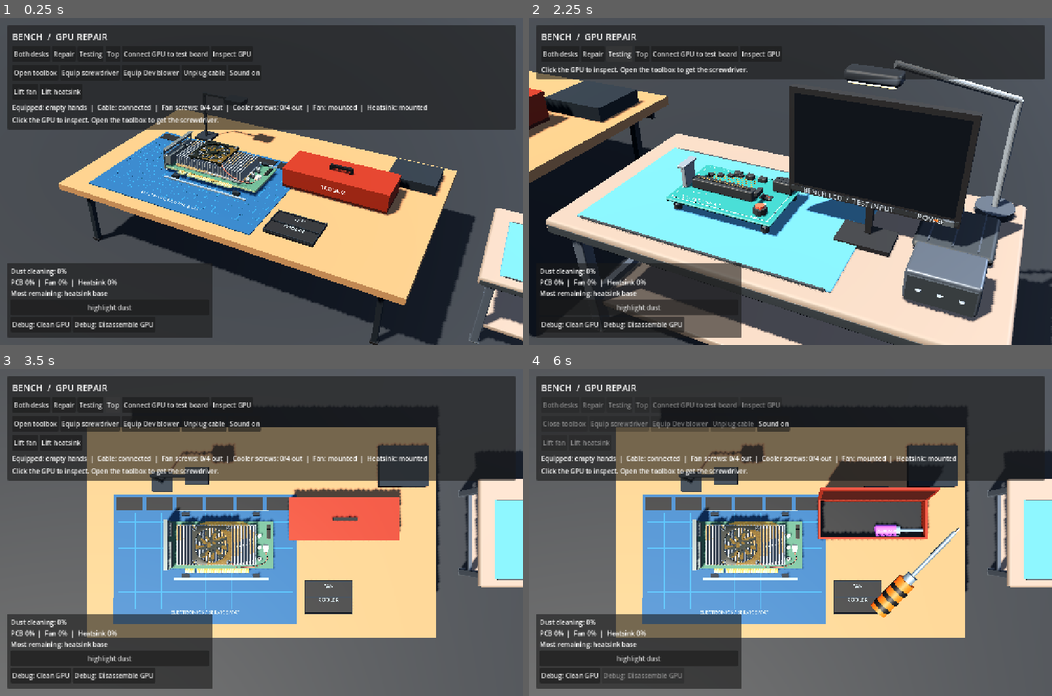
Above: before the commit, frames 1-4 (two rows, left to right).
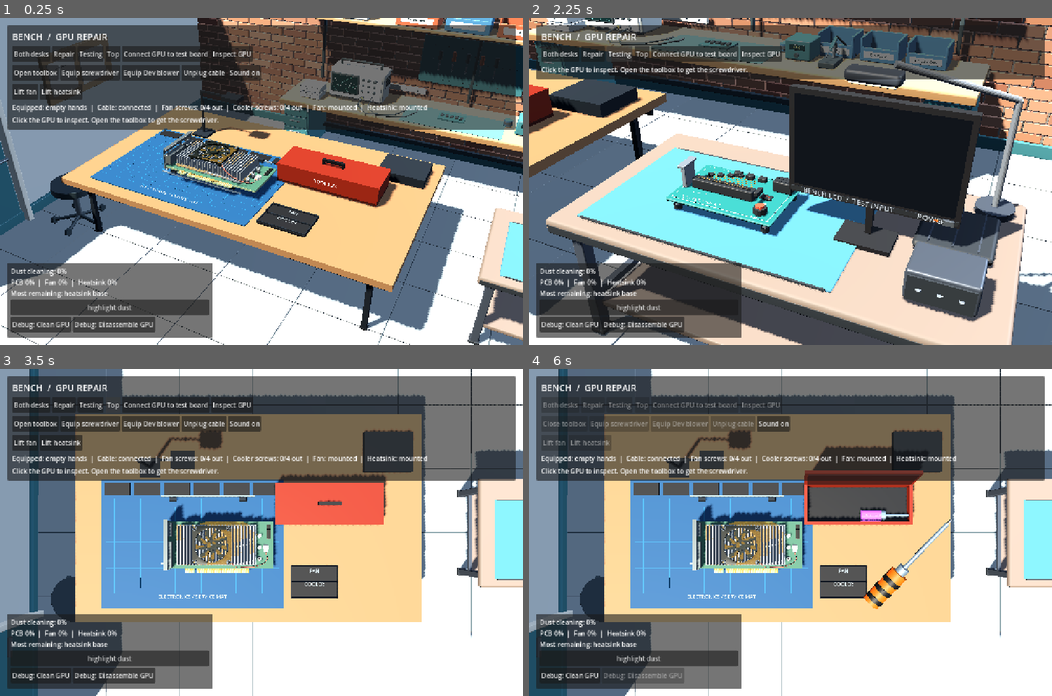
Above: after the commit, the same moments.

Repository: luckyayush777/rf_ec
Game: Godot game, scene res://scenes/workbench.tscn
Two runs of this game, one before a commit and one after it. Both use one fixed random seed, a clock stepped at 60 frames per second and the inputs below. Sound files missing from this copy of the repository are replaced by a short silence.
Inputs:
- Up to frame 1 (0.25 s): no input
- Up to frame 2 (2.25 s): click "Both desks" at 0.5 s; click "Repair" at 1.25 s; click "Testing" at 2 s
- Up to frame 3 (3.5 s): click "Top" at 2.75 s
- Up to frame 4 (6 s): click "Inspect GPU" at 3.5 s; click "Set GPU down" at 4.25 s; click "Open toolbox" at 5 s; click "Equip screwdriver" at 5.75 s

The runs differ from the first frame. In frame 1, 69% of the frame differs, in the area x 0-100%, y 0-100%; in frame 2, 36%; in frame 3, 58%; in frame 4, 62%.

Commit message:
Add workshop interior model and export scripts
- Introduced `shop-interior.glb` as a new 3D model for the workshop interior.
- Created `shop-interior.md` documentation detailing the model's structure and export process.
- Implemented `build_shop_interior.py` to generate the workshop model in Blender, ensuring it does not overwrite existing edits.
- Developed `export_shop_interior.py` to export the model as a GLB file without altering the original Blender source.

Diff:
--- a/godot/assets/gpu-parts.json
+++ b/godot/assets/gpu-parts.json
@@ -2,6 +2,7 @@
   "sources": {
     "src/assets/gpu.glb": "7e4a0d6478e30f16314573c3f4a815a4bc131f1b2a00fbdc6f55a58f5da329d2",
     "models/repair-shop.glb": "bf0daf8423c702c20a6760586da1358699537fb91bfc08f95021471c0eb824bb",
+    "models/shop-interior.glb": "4948bd6e0c736b8830edcc637f096992edab88a2f57c78accea2ae06ab731076",
     "src/assets/manual-screwdriver.wav": "960c72e4e8f4f7766f279c54a8867df954c1417a4e4b33572dbe48bcb77e2b18",
     "src/assets/cleaning-complete.ogg": "066d704a58af2bbd293cb9a32488b832be7803e365d3f15a264aa803c238c944"
   },
--- a/godot/scenes/repair_desk.tscn
+++ b/godot/scenes/repair_desk.tscn
@@ -605,6 +605,7 @@
 mesh = SubResource("Box70")
 
 [node name="Floor" type="MeshInstance3D" parent="."]
+visible = false
 position = Vector3(0, -4.35, 0)
 mesh = SubResource("Box71")
 
--- /dev/null
+++ b/godot/scenes/shop_interior.tscn
@@ -0,0 +1,9 @@
+[gd_scene load_steps=3 format=3]
+
+[ext_resource type="PackedScene" path="res://assets/shop-interior.glb" id="1"]
+[ext_resource type="Script" path="res://scripts/shop_interior.gd" id="2"]
+
+[node name="ShopInterior" type="Node3D"]
+script = ExtResource("2")
+
+[node name="Model" parent="." instance=ExtResource("1")]
--- a/godot/scenes/workbench.tscn
+++ b/godot/scenes/workbench.tscn
@@ -11,7 +11,8 @@
 [ext_resource type="Script" uid="uid://bh502bshka0wt" path="res://scripts/gpu_service.gd" id="9"]
 [ext_resource type="Script" uid="uid://1fqhwofb0tc7" path="res://scripts/gpu_cleaning.gd" id="10"]
 [ext_resource type="PackedScene" path="res://scenes/test_monitor.tscn" id="11"]
-[ext_resource type="Script" path="res://scripts/testing_station.gd" id="12"]
+[ext_resource type="Script" uid="uid://dnj6gjc5faftr" path="res://scripts/testing_station.gd" id="12"]
+[ext_resource type="PackedScene" path="res://scenes/shop_interior.tscn" id="13"]
 
 [sub_resource type="ProceduralSkyMaterial" id="SkyMaterial"]
 sky_top_color = Color(0.15, 0.19, 0.25, 1)
@@ -36,6 +37,11 @@
 script = ExtResource("1")
 
 [node name="RepairDesk" parent="." unique_id=1572951251 instance=ExtResource("4")]
+transform = Transform3D(1, 0, 0, 0, 1, 0, 0, 0, 1, -0.77174807, -0.29260135, -0.85501385)
+
+[node name="ShopInterior" parent="." instance=ExtResource("13")]
+position = Vector3(9, -4.5, 0)
+scale = Vector3(5, 5, 5)
 
 [node name="GPUAsset" parent="." unique_id=1522925928 instance=ExtResource("2")]
 transform = Transform3D(1, 0, 0, 0, 1, 0, 0, 0, 1, -2.3, 0.187, 0.7)
@@ -43,8 +49,8 @@
 [node name="TestingDesk" parent="." unique_id=1526808502 instance=ExtResource("3")]
 transform = Transform3D(5, 0, 0, 0, 5, 0, 0, 0, 5, 23, -4.2, 0)
 
-[node name="TestMonitor" parent="." instance=ExtResource("11")]
-position = Vector3(20.8, 0, 0.2)
+[node name="TestMonitor" parent="." unique_id=323176578 instance=ExtResource("11")]
+transform = Transform3D(1, 0, 0, 0, 1, 0, 0, 0, 1, 20.8, 0, 0.2)
 
 [node name="Environment" type="WorldEnvironment" parent="." unique_id=693631201]
 environment = SubResource("Environment")
@@ -86,5 +92,5 @@
 [node name="Cleaning" type="Node" parent="." unique_id=17234935]
 script = ExtResource("10")
 
-[node name="TestingStation" type="Node" parent="."]
+[node name="TestingStation" type="Node" parent="." unique_id=1154617675]
 script = ExtResource("12")
--- /dev/null
+++ b/godot/scripts/shop_interior.gd
@@ -0,0 +1,21 @@
+@tool
+extends Node3D
+## Adapt the meter-scale room around the existing playable desks.
+## Prop proportions stay uniform; only the architectural shell is expanded.
+
+func _ready() -> void:
+	# Godot wraps the authored glTF root in its imported scene root.
+	var model := $Model.get_node("shop-interior")
+	for group in model.get_children():
+		if String(group.name).begins_with("Room"):
+			group.scale = Vector3(1.6, 1.0, 1.4)
+			if String(group.name).begins_with("Room - hide"): group.visible = false
+		else:
+			group.position.z = -0.9
+	# Keep the aisle furnishings clear of the playable desk footprints.
+	for mesh in model.find_children("*", "MeshInstance3D", true, false):
+		var id := String(mesh.name)
+		if id.begins_with("stool"):
+			mesh.position += Vector3(-3.6, 0, 2.0)
+		elif id.begins_with("cart-") or id.begins_with("AWAITING TEST") or id in ["service-manual", "manual-title"]:
+			mesh.position += Vector3(1.7, 0, 2.0)
--- a/godot/scripts/testing_station.gd
+++ b/godot/scripts/testing_station.gd
@@ -16,6 +16,19 @@
 var moving := false
 var motion: Tween
 var attach_audio: AudioStreamPlayer
+var quiet_audio: AudioStreamPlayer
+var loud_audio: AudioStreamPlayer
+var muted := false
+var rotor: Node3D
+var rotor_home := Transform3D.IDENTITY
+var fan_label: Node3D
+var label_home := Transform3D.IDENTITY
+var fan_angle := 0.0
+var fan_speed := 0.0
+var fan_demand := 0.0
+# Visual turns/second are deliberately below real RPM to limit frame aliasing.
+const CLEAN_FAN_SPEED := 2.0
+const DIRTY_FAN_SPEED := 7.0
 
 func configure(card: Node3D, test_board: Node3D, display: Node3D, inspect: Node,
 		gpu_service: Node, workbench_tools: Node, gpu_cleaning: Node) -> void:
@@ -30,9 +43,56 @@
 	board.set_meta("action", "test_board")
 	attach_audio = AudioStreamPlayer.new()
 	attach_audio.name = "GPUAttachSound"
-	attach_audio.stream = preload("res://assets/attach.wav")
+	attach_audio.stream = preload("res://assets/sounds/gpu_sounds/gpu_attach_short.wav")
 	board.add_child(attach_audio)
+	rotor = gpu.find_child("fan-rotor", true, false)
+	rotor_home = rotor.transform
+	fan_label = gpu.find_child("fan-brand-label", true, false)
+	label_home = fan_label.transform
+	quiet_audio = make_fan_audio("QuietFan", preload("res://assets/sounds/ambient_gpu.wav"))
+	loud_audio = make_fan_audio("LoudFan", preload("res://assets/sounds/loud_gpu.wav"))
 	build_display_cable()
+
+func make_fan_audio(node_name: String, source: AudioStreamWAV) -> AudioStreamPlayer:
+	var player := AudioStreamPlayer.new()
+	player.name = node_name
+	var stream := source.duplicate() as AudioStreamWAV
+	# Loop the sustained middle of each recording, excluding its start/end.
+	stream.loop_mode = AudioStreamWAV.LOOP_FORWARD
+	stream.loop_begin = stream.mix_rate
+	stream.loop_end = int((stream.get_length() - 1.0) * stream.mix_rate)
+	player.stream = stream
+	player.volume_db = -80.0
+	add_child(player)
+	return player
+
+func _process(delta: float) -> void:
+	if rotor == null: return
+	var running := installed and not moving
+	var target_demand := clampf(1.0 - float(cleaning.progress), 0.0, 1.0)
+	fan_demand = lerpf(fan_demand, target_demand, 1.0 - exp(-delta * 3.0))
+	var target_speed := lerpf(CLEAN_FAN_SPEED, DIRTY_FAN_SPEED, fan_demand) if running else 0.0
+	fan_speed = move_toward(fan_speed, target_speed, delta * 10.0)
+	fan_angle = fposmod(fan_angle + fan_speed * TAU * delta, TAU)
+	# glTF converts Blender's rotor Z axis to Godot Y. Preserve imported bases.
+	var spin := Transform3D(Basis(Vector3.UP, fan_angle), Vector3.ZERO)
+	rotor.transform = rotor_home * spin
+	# The authored hub label is a sibling of the rotor; orbit it about that pivot.
+	fan_label.transform = rotor_home * spin * rotor_home.affine_inverse() * label_home
+	if not running and fan_speed == 0.0:
+		fan_angle = 0.0
+		rotor.transform = rotor_home
+		fan_label.transform = label_home
+	update_fan_audio(running)
+
+func update_fan_audio(running: bool) -> void:
+	for player in [quiet_audio, loud_audio]:
+		if running and not player.playing: player.play(1.0)
+		elif not running: player.stop()
+	var spin_gain := clampf(fan_speed / CLEAN_FAN_SPEED, 0.0, 1.0)
+	# Preserve the recordings' character; add the stronger layer as dust rises.
+	quiet_audio.volume_db = -80.0 if muted else linear_to_db(maxf(0.0001, spin_gain * lerpf(0.35, 0.15, fan_demand)))
+	loud_audio.volume_db = -80.0 if muted else linear_to_db(maxf(0.0001, spin_gain * fan_demand))
 
 func build_display_cable() -> void:
 	var cable := Node3D.new()
@@ -63,7 +123,9 @@
 		segment.global_basis = Basis(Quaternion(Vector3.UP, (finish - start).normalized()))
 
 func set_muted(value: bool) -> void:
+	muted = value
 	attach_audio.volume_db = -80.0 if value else 0.0
+	update_fan_audio(installed and not moving)
 
 func can_attach() -> bool:
 	if moving or inspection.held or inspection.moving or service.busy or tools.busy: return false
@@ -106,6 +168,7 @@
 	attach_audio.stop()
 	moving = true
 	monitor.set_connection(false)
+	update_fan_audio(false)
 	changed.emit()
 	motion = create_tween().set_trans(Tween.TRANS_CUBIC).set_ease(Tween.EASE_IN_OUT)
 	motion.tween_property(gpu, "global_transform", home, 0.55)
@@ -118,6 +181,10 @@
 	return true
 
 func _exit_tree() -> void:
+	for player in [quiet_audio, loud_audio]:
+		if player != null:
+			player.stop()
+			player.stream = null
 	if attach_audio != null:
 		attach_audio.stop()
 		attach_audio.stream = null
--- a/godot/tests/smoke.gd
+++ b/godot/tests/smoke.gd
@@ -48,6 +48,12 @@
 	await process_frame
 	await physics_frame
 	expect(bench.asset_contract.errors.is_empty(), "Imported GPU metadata contract failed")
+	var room: Node3D = bench.get_node("ShopInterior")
+	expect(room.find_child("oscilloscope-body", true, false) != null and
+		room.find_child("SCREWS-text", true, false) != null, "Workshop props missing")
+	var ceiling: Node3D = room.find_child("ceiling", true, false)
+	expect(ceiling != null and not ceiling.is_visible_in_tree(), "Workshop cutaway ceiling blocks the camera")
+	expect(not bench.get_node("RepairDesk/Floor").visible, "Old floor overlaps workshop floor")
 	expect(bench.asset_contract.objects.has("fan-positive-wire"), "Cable wire missing")
 	expect(bench.asset_contract.homes.size() == 20, "Expected 20 part home transforms")
 	expect(bench.asset_contract.service_parts.size() == 11, "Expected two assemblies, eight screws, one connector")
@@ -106,8 +112,9 @@
 	var station = bench.testing_station
 	var monitor = bench.test_monitor
 	expect(station.attach_audio.stream != null and monitor.power_audio.stream != null, "Testing sounds are not connected")
-	expect(absf(station.attach_audio.stream.get_length() - 5.9) < 0.05,
-		"GPU attachment audio still includes its silent tail")
+	expect(station.attach_audio.stream.resource_path == "res://assets/sounds/gpu_sounds/gpu_attach_short.wav" and
+		station.attach_audio.stream.loop_mode == AudioStreamWAV.LOOP_DISABLED,
+		"GPU attachment must use the supplied short recording without looping")
 	expect(monitor.get_node("PowerButton").get_meta("action") == "monitor_power", "Physical monitor button is missing")
 	expect(station.board.get_meta("action") == "test_board", "Testing board is not interactive")
 	bench.select_view("testing")
@@ -119,6 +126,23 @@
 	bench.activate(board_screen)
 	await create_timer(0.6).timeout
 	expect(station.installed and monitor.connected and monitor.simulated_fps <= 20, "Dirty GPU did not start the slow test")
+	var housing: Node3D = bench.gpu.find_child("fan-housing", true, false)
+	var housing_home := housing.transform
+	for step in range(120): station._process(1.0 / 60.0)
+	expect(station.fan_speed > 4.0 and station.quiet_audio.playing and station.loud_audio.playing,
+		"Dirty installed GPU did not spin up and play fan loops with the monitor off")
+	var rotor_before: Transform3D = station.rotor.transform
+	station._process(0.013)
+	expect(not station.rotor.transform.is_equal_approx(rotor_before) and housing.transform.is_equal_approx(housing_home),
+		"Fan animation failed to rotate only the rotor")
+	expect(station.quiet_audio.stream.loop_mode == AudioStreamWAV.LOOP_FORWARD and
+		station.loud_audio.stream.loop_mode == AudioStreamWAV.LOOP_FORWARD, "Fan recordings do not loop")
+	station.set_muted(true)
+	station._process(0.1)
+	expect(station.quiet_audio.volume_db == -80.0 and station.loud_audio.volume_db == -80.0,
+		"Fan process overrode sound mute")
+	station.set_muted(false)
+	expect(station.loud_audio.volume_db > -20.0, "Fan sound did not unmute")
 	expect(not bench.inspection.can_interact.call(), "Installed GPU can still be inspected")
 	bench.activate(button_screen)
 	for step in range(8): monitor._process(0.125)
@@ -138,6 +162,10 @@
 	await create_timer(0.6).timeout
 	expect(not station.installed and not monitor.connected and bench.gpu.global_transform.is_equal_approx(station.home),
 		"GPU did not return to its repair-holder transform")
+	for step in range(60): station._process(1.0 / 60.0)
+	expect(station.fan_speed == 0.0 and not station.quiet_audio.playing and not station.loud_audio.playing and
+		station.rotor.transform.is_equal_approx(station.rotor_home) and station.fan_label.transform.is_equal_approx(station.label_home),
+		"Removed GPU did not stop its fan/audio and restore authored transforms")
 	var inspection = bench.inspection
 	var camera: Camera3D = bench.camera_rig.camera
 	for view in ["both", "repair", "testing", "top"]:
@@ -253,6 +281,14 @@
 	expect(debug_bench.testing_station.attach(), "Dirty GPU could not attach before debug cleaning")
 	await create_timer(0.6).timeout
 	expect(debug_bench.test_monitor.simulated_fps <= 20, "Debug fixture did not start dirty")
+	var fan_station = debug_bench.testing_station
+	for step in range(120): fan_station._process(1.0 / 60.0)
+	var dirty_volume: float = fan_station.loud_audio.volume_db
+	# Partial repair must produce an intermediate speed/noise, not an on/off switch.
+	for surface in debug_bench.cleaning.surfaces: surface.remaining = surface.mass * 0.5
+	for step in range(180): fan_station._process(1.0 / 60.0)
+	expect(fan_station.fan_speed > 4.0 and fan_station.fan_speed < 5.0 and
+		fan_station.loud_audio.volume_db < dirty_volume - 4.0, "Partial cleaning did not reduce fan speed/noise")
 	debug_bench.hud.debug_clean_button.pressed.emit()
 	expect(is_equal_approx(debug_bench.cleaning.progress, 1.0) and debug_bench.cleaning.celebrated and
 		debug_bench.cleaning.completed_count == 3 and not debug_bench.cleaning.highlighted,
@@ -262,6 +298,10 @@
 			"Debug clean left visible dust on " + surface.name)
 	expect(debug_bench.test_monitor.simulated_fps == 60,
 		"Debug cleaning did not update the connected monitor")
+	for step in range(240): fan_station._process(1.0 / 60.0)
+	expect(absf(fan_station.fan_speed - fan_station.CLEAN_FAN_SPEED) < 0.01 and
+		fan_station.loud_audio.volume_db < -60.0 and fan_station.quiet_audio.playing,
+		"Clean installed GPU did not settle to the quiet fan loop")
 	expect(debug_bench.testing_station.detach(), "Debug GPU could not leave test board")
 	await create_timer(0.6).timeout
 	debug_bench.hud.debug_disassemble_button.pressed.emit()
Binary file added: godot/assets/shop-interior.glb
Not shown, added: godot/assets/shop-interior.glb.import
Not shown, added: godot/assets/sounds/ambient_gpu.wav.import
Not shown, added: godot/assets/sounds/gpu_sounds/gpu_attach_short.wav.import
Not shown, added: godot/assets/sounds/loud_gpu.wav.import
Not shown, added: godot/scripts/shop_interior.gd.uid
Not shown, changed: AGENTS.md
Not shown, changed: godot/ASSET_CREDITS.md
Not shown, changed: godot/README.md
Not shown, added: godot/assets/sounds/ambient_gpu.wav
Not shown, added: godot/assets/sounds/gpu_sounds/gpu_attach_short.wav
Not shown, added: godot/assets/sounds/loud_gpu.wav
(and 12 more such lines)
